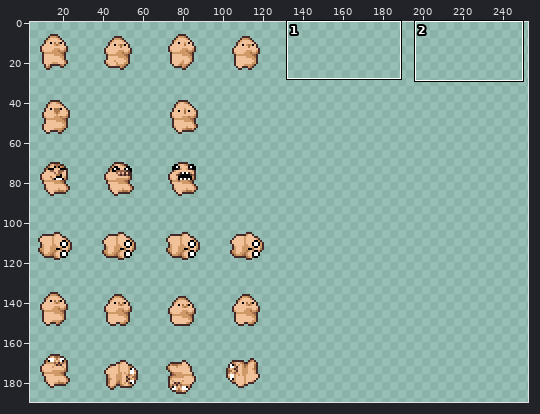
Sprite sheet: happydash.gmx/sprites/images/spritePlayer_0.png. The picture above shows the old version from afar; the outline marks the close-up.
Close-up. Earlier state:
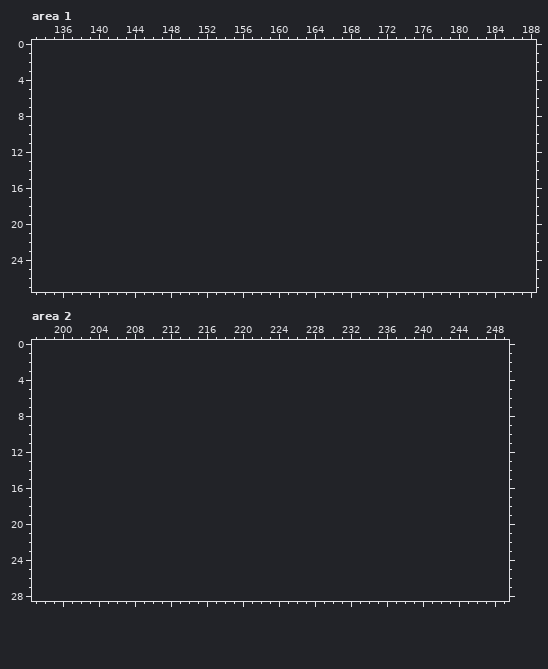
The file is 128x192 pixels. Shown: area 1: x 133..188, y 0..27; area 2: x 197..249, y 0..28. The old version is drawn lined up with the new one, on the new canvas. The wide view leaves out empty margins. The commit also changed other parts of the picture, which this record leaves out.
After the commit:
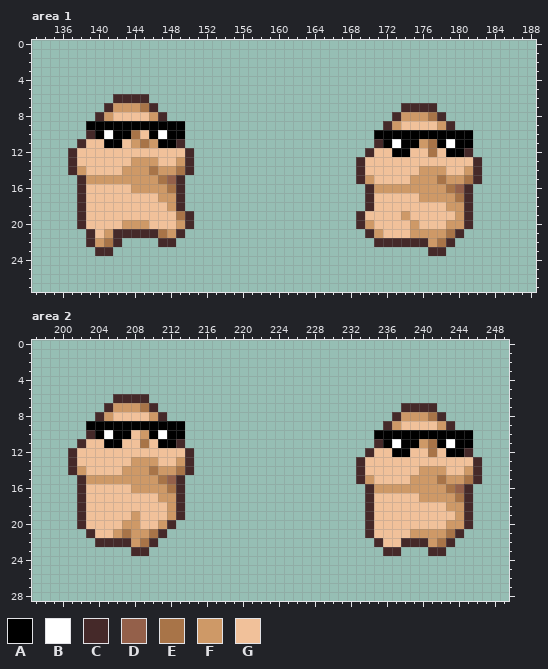
Palette (. is transparent): A #000000  B #ffffff  C #452929  D #94604a  E #a87448  F #ce9967  G #f1c19a
What changed:
canvas 128x192 -> 256x192
Changed rows in their new state; - is an unchanged pixel.
Area 1:
first column x 137:
 6 -----CCCC-------------------------------------
 7 ----CFFFEC---------------------------CCCC-----
 8 ---CFGGGGFC-------------------------CFFFEC----
 9 --AAAAAAAAAAA----------------------CFGGGGFC---
10 --CABAAEGABAA---------------------AAAAAAAAAAA-
11 -CGGAAGFEFAAC---------------------CABAAFEABAA-
12 CGGGGGGGGGGGGC-------------------CGGAAGGEGAAC-
13 CGGGGGGFFFGGFC------------------CGGGGGGGGGGGGC
14 CFGGGGFFFEFFEC------------------CGGGGGGFFFGGFC
15 -CFFFFFFFFEDC-------------------CFGGGGFFFEFFEC
16 -CGGGGGFFFFEC--------------------CFFFFFFFFEDC-
17 -CGGGGGGGGFFC--------------------CGGGGGFFFFEC-
18 -CGGGGGGGGGFC--------------------CGGGGGGGGFFC-
19 -CGGGGGGGGGGEC------------------CGGGGFGGGGGFC-
20 -CGGGGFFFGGGFC------------------CFGGGGFGGGFFC-
21 --CGFCCCCCEFC--------------------CFGGGFFFFEC--
22 --CFEC----CC----------------------CCCCCCFEC---
23 ---CC-----------------------------------CC----
Area 2:
first column x 201:
 6 -----CCCC-------------------------------------
 7 ----CFFFEC---------------------------CCCC-----
 8 ---CFGGGGFC-------------------------CFFFEC----
 9 --AAAAAAAAAAA----------------------CFGGGGFC---
10 --CABAAGFABAA---------------------AAAAAAAAAAA-
11 -CGGAAGGEGAAC---------------------CABAAFEABAA-
12 CGGGGGGGGGGGGC-------------------CGGAAGGEGAAC-
13 CGGGGGGFFFGGFC------------------CGGGGGGGGGGGGC
14 CFGGGGFFFEFFEC------------------CGGGGGGFFFGGFC
15 -CFFFFFFFFEDC-------------------CFGGGGFFFEFFEC
16 -CGGGGGFFFFEC--------------------CFFFFFFFFEDC-
17 -CGGGGGGGGFFC--------------------CGGGGGFFFFEC-
18 -CGGGGGGGGGFC--------------------CGGGGGGGGFFC-
19 -CGGGGGFGGGFC--------------------CGGGGGGGGGFC-
20 -CGGGGFFGGFC---------------------CGGGGGGGGFFC-
21 --CGGFEFFEC----------------------CGGGGFFFFEC--
22 ---CCCCFEC------------------------CGGCCCFEC---
23 -------CC--------------------------CC---CC----
Changed places in both close-ups, as pixel boxes (x1, y1, x2, y2):
added: (68, 94, 194, 256)
added: (356, 103, 482, 256)
added: (68, 394, 194, 556)
added: (356, 403, 482, 556)
